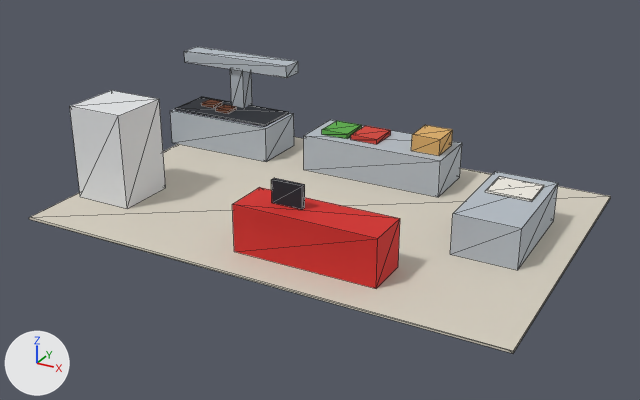
Renders of the glTF model packages/core/src/fixtures/stages/blob.glb from each side of a commit.
Both versions are drawn from a 50 mm camera at (8.72, -16.22, 8.23) aimed at (-0.01, -0.34, 0.29). The lights are fixed; the arrows at lower left show +X, +Y and +Z. The picture after the commit comes second. Mesh edges are drawn as thin lines. Where no turn or scale is listed for an object, it has been applied to the vertices.

The scene before the commit, as lines of its bpy script (objects in view):
```python
ob_cube_003 = bpy.data.objects.new('Cube.003', me_mesh_0)
ob_cube_003.parent = ob_node_6
ob_cube_003.location = (-4.2, 2.4, 0.45)
ob_cube_003.scale = (3.0, 1.4, 0.9)
ob_flue = bpy.data.objects.new('flue', me_mesh_0)
ob_flue.parent = ob_node_6
ob_flue.location = (-4.2, 2.9, 1.45)
ob_flue.scale = (0.4, 0.4, 1.1)
ob_griddle = bpy.data.objects.new('griddle', me_mesh_1)
ob_griddle.parent = ob_node_6
ob_griddle.location = (-4.2, 2.4, 0.93)
ob_griddle.scale = (2.8, 1.2, 0.06)
ob_hood = bpy.data.objects.new('hood', me_mesh_0)
ob_hood.parent = ob_node_6
ob_hood.location = (-4.2, 2.9, 2.15)
ob_hood.scale = (3.2, 0.6, 0.3)
ob_lettuce_bin = bpy.data.objects.new('lettuce bin', me_mesh_3)
ob_lettuce_bin.location = (-0.9, 2.4, 0.96)
ob_mesh_0 = bpy.data.objects.new('Mesh_0', me_mesh_0)
ob_mesh_0.parent = ob_node_11
ob_mesh_0.location = (0.2, 2.4, 0.45)
ob_mesh_0.scale = (3.6, 1.4, 0.9)
ob_paper = bpy.data.objects.new('paper', me_mesh_6)
ob_paper.location = (4.0, 0.9, 0.92)
ob_patty = bpy.data.objects.new('patty', me_mesh_2)
ob_patty.parent = ob_node_6
ob_patty.location = (-4.9, 2.5, 1.0)
ob_patty.scale = (0.4, 0.4, 0.08)
ob_tomato_bin = bpy.data.objects.new('tomato bin', me_mesh_4)
ob_tomato_bin.location = (-0.1, 2.4, 0.96)
# also in view: 'bun rack' at (1.5, 2.4, 1.1); 'Mesh_0.001' at (4.0, 0.4, 0.45); 'screen' at (0.4, -2.4, 1.3); 'Mesh_8' at (-4.6, -1.6, 1.1); 'Mesh_9' at (0.0, 0.0, -0.03)
```
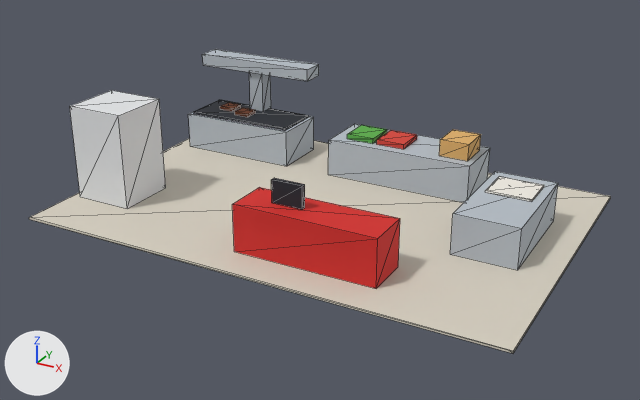
Pixel boxes [x1, y1, x2, y2] of what changed, in the pictures (640 x 400 px):
'Mesh_0', moved
    before: [304, 120, 462, 197]
    after: [328, 124, 490, 202]
'Cube.003', moved
    before: [170, 109, 294, 162]
    after: [188, 112, 314, 166]
'hood', moved
    before: [184, 47, 298, 78]
    after: [202, 49, 319, 81]
'griddle', moved
    before: [175, 97, 289, 127]
    after: [194, 100, 308, 131]
'bun rack', moved
    before: [411, 125, 453, 156]
    after: [439, 130, 481, 161]
'flue', moved
    before: [230, 69, 252, 108]
    after: [249, 72, 271, 111]
'tomato bin', moved
    before: [351, 126, 391, 144]
    after: [377, 130, 417, 149]
'lettuce bin', moved
    before: [322, 121, 362, 139]
    after: [347, 125, 387, 144]
'patty', moved
    before: [201, 99, 222, 108]
    after: [220, 102, 241, 111]

Diff of the bpy script that builds the scene:
```diff
--- a/packages/core/src/fixtures/stages/blob.glb.py
+++ b/packages/core/src/fixtures/stages/blob.glb.py
@@ ob_cube_003 @@
 ob_cube_003.parent = ob_node_6
-ob_cube_003.location = (-4.2, 2.4, 0.45)
+ob_cube_003.location = (-3.6, 2.4, 0.45)
 ob_cube_003.scale = (3.0, 1.4, 0.9)
@@ ob_griddle @@
 ob_griddle.parent = ob_node_6
-ob_griddle.location = (-4.2, 2.4, 0.93)
+ob_griddle.location = (-3.6, 2.4, 0.93)
 ob_griddle.scale = (2.8, 1.2, 0.06)
@@ ob_patty @@
 ob_patty.parent = ob_node_6
-ob_patty.location = (-4.9, 2.5, 1.0)
+ob_patty.location = (-4.3, 2.5, 1.0)
 ob_patty.scale = (0.4, 0.4, 0.08)
@@ ob_flue @@
 ob_flue.parent = ob_node_6
-ob_flue.location = (-4.2, 2.9, 1.45)
+ob_flue.location = (-3.6, 2.9, 1.45)
 ob_flue.scale = (0.4, 0.4, 1.1)
@@ ob_hood @@
 ob_hood.parent = ob_node_6
-ob_hood.location = (-4.2, 2.9, 2.15)
+ob_hood.location = (-3.6, 2.9, 2.15)
 ob_hood.scale = (3.2, 0.6, 0.3)
@@ ob_mesh_0 @@
 ob_mesh_0.parent = ob_node_11
-ob_mesh_0.location = (0.2, 2.4, 0.45)
+ob_mesh_0.location = (0.9, 2.4, 0.45)
 ob_mesh_0.scale = (3.6, 1.4, 0.9)
@@ ob_lettuce_bin @@
 ob_lettuce_bin = bpy.data.objects.new('lettuce bin', me_mesh_3)
-ob_lettuce_bin.location = (-0.9, 2.4, 0.96)
+ob_lettuce_bin.location = (-0.2, 2.4, 0.96)
@@ ob_tomato_bin @@
 ob_tomato_bin = bpy.data.objects.new('tomato bin', me_mesh_4)
-ob_tomato_bin.location = (-0.1, 2.4, 0.96)
+ob_tomato_bin.location = (0.6, 2.4, 0.96)
@@ ob_bun_rack @@
 ob_bun_rack = bpy.data.objects.new('bun rack', me_mesh_5)
-ob_bun_rack.location = (1.5, 2.4, 1.1)
+ob_bun_rack.location = (2.2, 2.4, 1.1)
```
